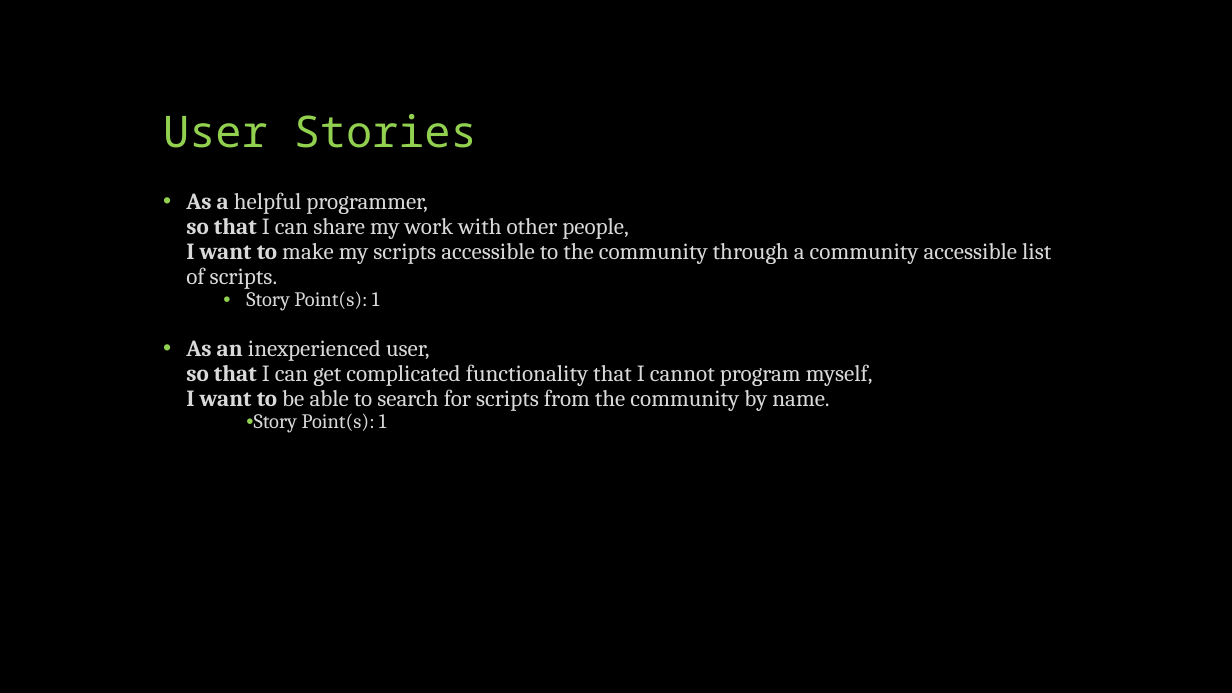
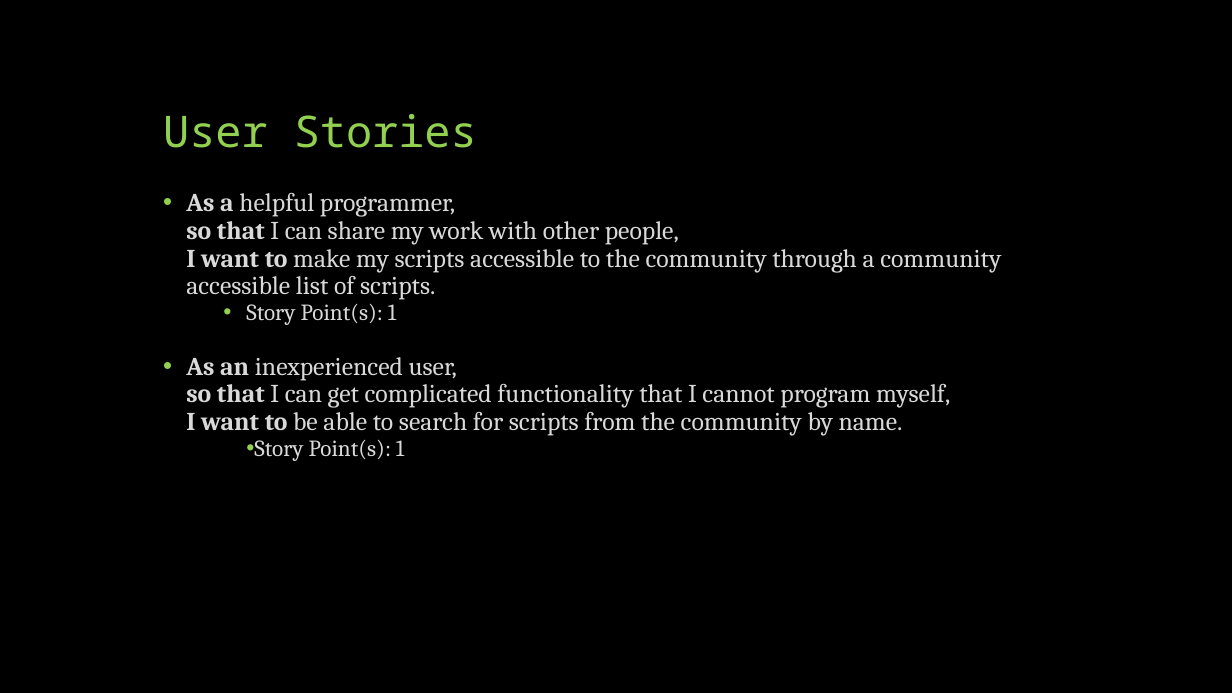
Before and after one commit to CS341-Group-2/sprint-1-presentation, a slide deck: slide 8 of Group 2 Introductory Presentation.pptx. Drawn at 1232x693 pixels with LibreOffice and Linux fonts; fonts in the diff are those of the drawing. Boxes give left, top, right and bottom in pixels: in the first picture for what was removed or moved away, otherwise in the second. Text is boxed around its words. In the diff, an @@ line names an element or a change of style, - is before the commit and + after.

Commit message:
Change font size on user stories

```diff
--- a/Group 2 Introductory Presentation.pptx
+++ b/Group 2 Introductory Presentation.pptx
@@ text "As a helpful programmer, so ..." at <box>186,193,1001,461</box>: size 18 to 20 pt; size 16 to 18 pt in "Story Point(s): 1", "Story Point(s): 1" @@
```
Also in this commit, not shown: 6 other slides changed.
